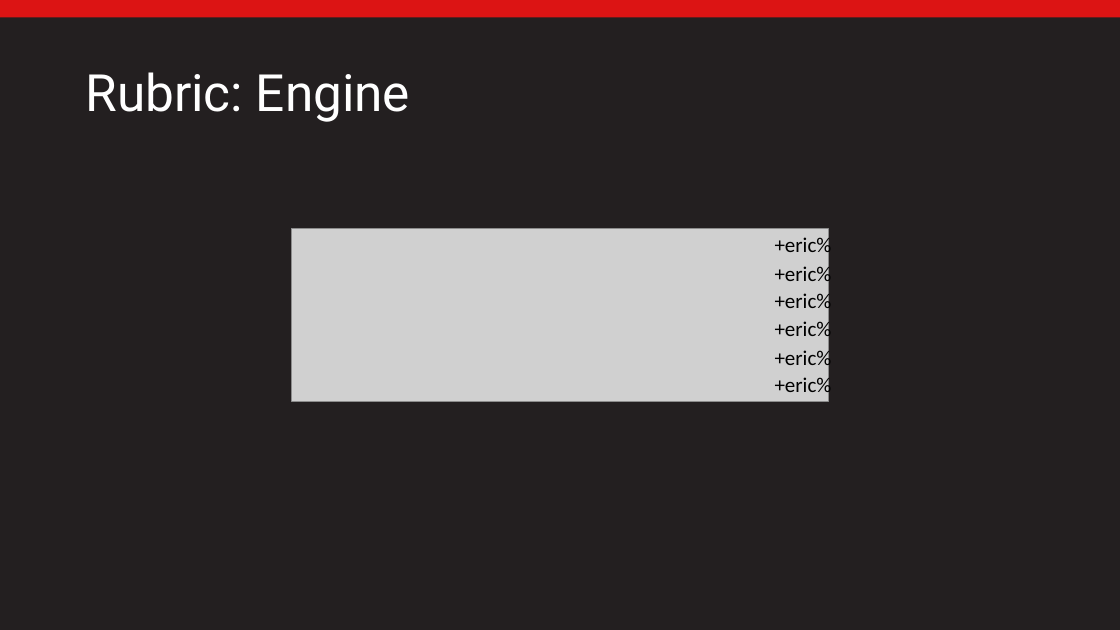
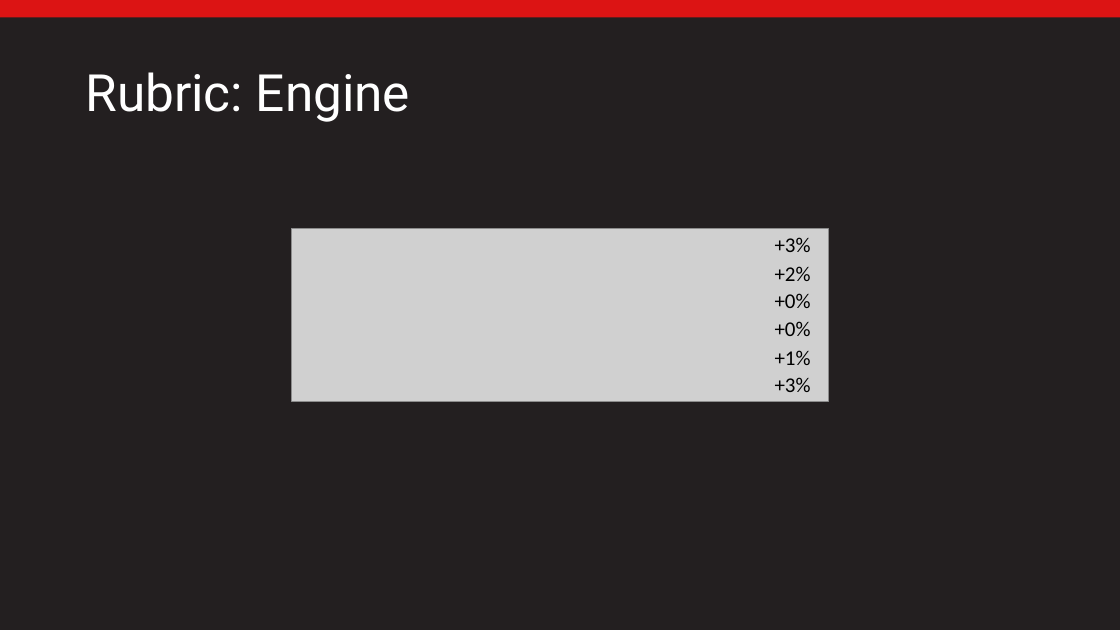
Before and after one commit to egleiser/DemonParasol, a slide deck: slide 10 of documents/Presentations/SegmentPresentation/SegmentPresentation.pptx. Drawn at 1120x630 pixels with LibreOffice and Linux fonts; fonts in the diff are those of the drawing; grey boxes stand for pictures. Boxes give left, top, right and bottom in pixels: in the first picture for what was removed or moved away, otherwise in the second. Text is boxed around its words. In the diff, an @@ line names an element or a change of style, - is before the commit and + after.

```diff
--- a/documents/Presentations/SegmentPresentation/SegmentPresentation.pptx
+++ b/documents/Presentations/SegmentPresentation/SegmentPresentation.pptx
@@ text at [775, 237, 811, 252]: text changed @@
-+eric%
++3%
@@ text at [775, 266, 811, 281]: text changed @@
-+eric%
++2%
@@ text at [775, 293, 811, 308]: text changed @@
-+eric%
++0%
@@ text at [775, 321, 811, 336]: text changed @@
-+eric%
++0%
@@ text at [775, 350, 811, 365]: text changed @@
-+eric%
++1%
@@ text at [775, 377, 811, 392]: text changed @@
-+eric%
++3%
```
Also in this commit, not shown: 1 other slide changed, 2 other files.
